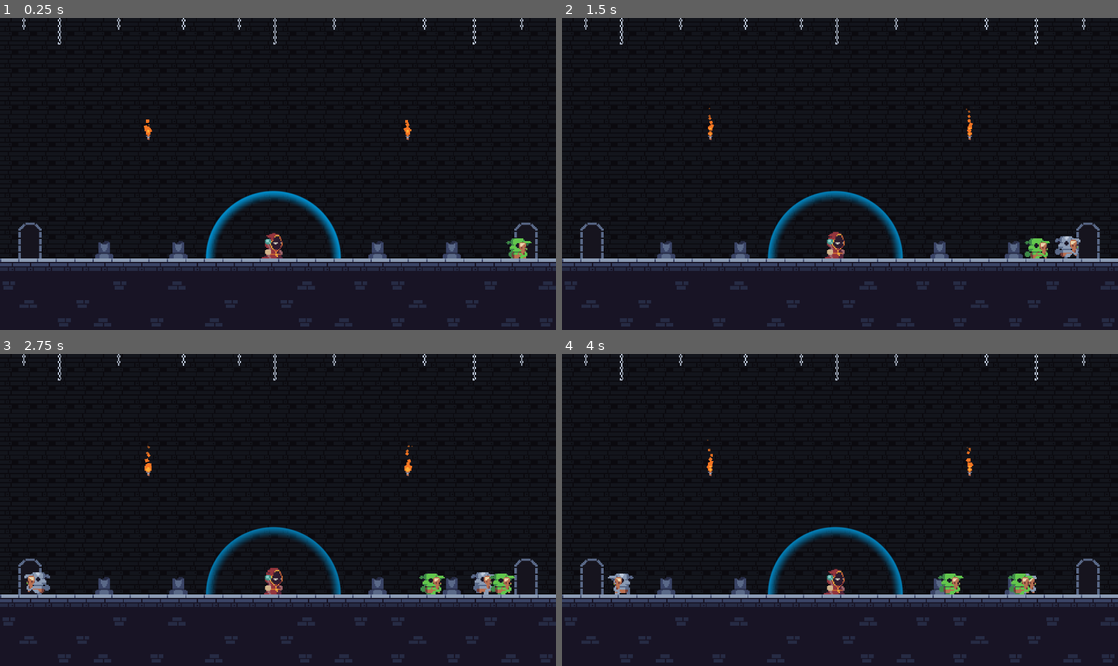
Above: before the commit, frames 1-4 (two rows, left to right).
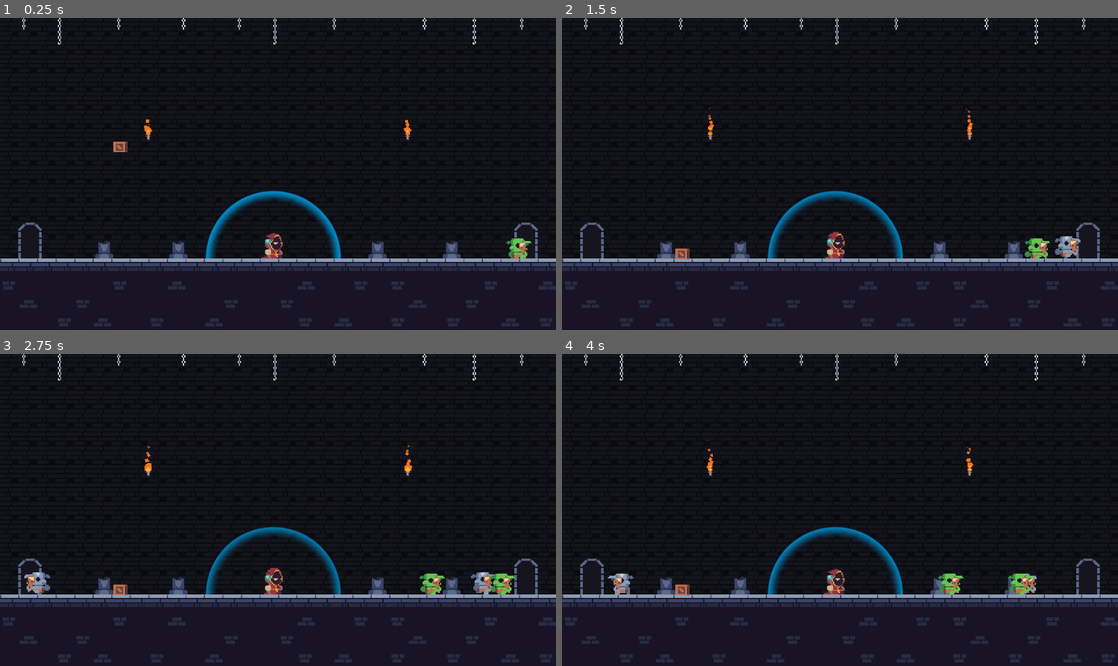
Above: after the commit, the same moments.

Repository: Joao-victor-da-silva/Let_Me_Brew
Game: Godot game, scene res://cenas/jogo.tscn
Same seed, same stepped clock (60 frames per second), same inputs: the game is played once before the commit and once after it.
Inputs (mouse positions are in pixels of both pictures, inside the frame that each line leads up to):
- Up to frame 1 (0.25 s): no input
- Up to frame 2 (1.5 s): tap Enter at 0.5 s; move the mouse to (962, 158) at 0.52 s; press the mouse at (962, 158) at 0.53 s; move the mouse to (728, 189) at 1.27 s; release the mouse at (728, 189) at 1.28 s; click (728, 189) at 1.35 s
- Up to frame 3 (2.75 s): move the mouse to (333, 441) at 2.02 s; press the mouse at (333, 441) at 2.03 s; tap 1 at 2.1 s
- Up to frame 4 (4 s): move the mouse to (812, 572) at 2.77 s; release the mouse at (812, 572) at 2.78 s; tap 2 at 2.85 s; click (812, 572) at 3.05 s; move the mouse to (1006, 556) at 3.52 s; press the mouse at (1006, 556) at 3.53 s; tap 3 at 3.6 s

The runs differ from the first frame. In frame 1, less than 0.1% of the frame differs, in the area x 20-23%, y 39-43%; in frame 2, less than 0.1%, in the area x 20-23%, y 73-78%; in frame 3, less than 0.1%; in frame 4, less than 0.1%.

Commit message:
Telecinese básica, cooldown e tempo do efeito

Diff:
--- a/cenas/jogo.tscn
+++ b/cenas/jogo.tscn
@@ -6,6 +6,7 @@
 [ext_resource type="Script" uid="uid://7vjsmcbsq0qo" path="res://cenas/spawner.gd" id="4_dtkcs"]
 [ext_resource type="Script" uid="uid://c0wxbn2khqekr" path="res://assets/resources/monster_wave.gd" id="5_srya6"]
 [ext_resource type="Texture2D" uid="uid://doiwhr1tex2oc" path="res://assets/tilesets/Doors.png" id="6_dtkcs"]
+[ext_resource type="PackedScene" uid="uid://bmj8e80jykku2" path="res://prefabs/caixa.tscn" id="7_srya6"]
 
 [sub_resource type="RectangleShape2D" id="RectangleShape2D_1frua"]
 size = Vector2(576, 80)
@@ -136,6 +137,7 @@
 
 [node name="Mundo" type="Node2D" parent="."]
 process_mode = 1
+metadata/_edit_lock_ = true
 
 [node name="StaticBody" type="StaticBody2D" parent="Mundo"]
 collision_mask = 8
@@ -195,7 +197,14 @@
 [node name="Inimigos" type="Node2D" parent="Mundo"]
 metadata/_edit_lock_ = true
 
+[node name="Objetos" type="Node2D" parent="Mundo"]
+metadata/_edit_lock_ = true
+
+[node name="Caixa" parent="Mundo/Objetos" instance=ExtResource("7_srya6")]
+position = Vector2(104, 83)
+
 [node name="CanvasModulate" type="CanvasModulate" parent="."]
+metadata/_edit_lock_ = true
 
 [node name="AnimationPlayer" type="AnimationPlayer" parent="."]
 libraries = {
--- a/cenas/mago/mago.tscn
+++ b/cenas/mago/mago.tscn
@@ -116,6 +116,7 @@
 
 [node name="Telecinese" type="Node2D" parent="Spells"]
 script = ExtResource("9_e1l5y")
+cooldown = 3.0
 
 [node name="BarraVida" type="TextureProgressBar" parent="."]
 offset_left = -14.0
--- a/cenas/mago/telecinese.gd
+++ b/cenas/mago/telecinese.gd
@@ -1,4 +1,46 @@
 extends "res://cenas/mago/spell_base.gd"
 
+@export var tempo_efeito : float = 5.0
+
+var timer : float = 0.0
+var held_body : Node2D
+
+func _physics_process(delta):
+	timer -= delta
+
+	# Checar se soltou mouse
+	if Input.is_action_just_released("left_click") or timer < 0.0:
+		if held_body:
+			soltar()
+
+	# Checar se agarrou alguma mobília
+	if timer > 0.0:
+		for body in Globals.mobilias:
+			if body.is_mouse_over():
+				agarrar(body)
+				break
+
+	for body in Globals.mobilias:
+		if body != held_body:
+			body.gravity_scale = 1
+
+	if held_body:
+		var target_pos = get_global_mouse_position()
+		var speed = 800.0 * held_body.global_position.distance_to(target_pos) * held_body.mass
+		var dir = held_body.global_position.direction_to(target_pos)
+		held_body.linear_velocity = Vector2.ZERO
+		held_body.apply_central_force(dir * speed)
+		held_body.gravity_scale = 0
+
 func ativar():
-	pass
+	timer = tempo_efeito
+
+func agarrar(body):
+	held_body = body
+	held_body.linear_velocity = Vector2.ZERO
+	held_body.angular_velocity = 0.0
+	held_body.freeze = false
+
+func soltar():
+	held_body.linear_velocity = Vector2.ZERO
+	held_body = null
--- a/prefabs/caixa.tscn
+++ b/prefabs/caixa.tscn
@@ -47,9 +47,8 @@
 color_ramp = SubResource("GradientTexture1D_bvmp6")
 
 [node name="Caixa" type="RigidBody2D"]
-position = Vector2(6, 1)
-collision_layer = 16
-collision_mask = 25
+collision_layer = 4
+collision_mask = 13
 input_pickable = true
 mass = 1.365
 gravity_scale = 0.63
@@ -58,17 +57,18 @@
 
 [node name="Sprite2D" type="Sprite2D" parent="."]
 texture_filter = 1
+position = Vector2(0, -3.5)
 texture = ExtResource("1_g1gtg")
 hframes = 7
 vframes = 2
 frame = 1
 
 [node name="CollisionShape2D" type="CollisionShape2D" parent="."]
-position = Vector2(0, 3.5)
 shape = SubResource("RectangleShape2D_13557")
 
 [node name="fogo" type="Area2D" parent="."]
 visible = false
+position = Vector2(0, -3)
 collision_layer = 16
 collision_mask = 24
 
--- a/project.godot
+++ b/project.godot
@@ -52,7 +52,6 @@
 2d_physics/layer_2="player"
 2d_physics/layer_3="objetos"
 2d_physics/layer_4="monstros"
-2d_physics/layer_5="objetos"
 
 [rendering]
 
--- a/scripts/cenario/mobilia.gd
+++ b/scripts/cenario/mobilia.gd
@@ -1,6 +1,8 @@
 extends RigidBody2D
 
 @export var id_magia = 0
+
+@onready var collision_shape = $CollisionShape2D
 @onready var sprite = $Sprite2D
 @onready var area_fogo = $fogo/areaMagia
 @onready var chama = $fogo
@@ -8,11 +10,9 @@
 
 func _ready() -> void:
 	controle_magia(id_magia)
-	pass
 
 func _process(delta: float) -> void:
 	chamas_particulas.global_rotation = 0
-	pass
 
 func controle_magia(id_magia):
 	match id_magia:
@@ -24,13 +24,11 @@
 			gelo()
 		3:
 			telecinese()
-	pass
 
 func normal():
 	sprite.modulate = Color8(255,255,255,255)
 	chama.visible = false
 	set_collision_mask_value(8, false)
-	pass
 
 func fogo():
 	sprite.modulate = Color8(255,56,25,255)
@@ -42,21 +40,36 @@
 	#chamas_particulas.emitting = false
 	#await Utils.timer(0.5)
 	#queue_free()
-	pass
 
 func gelo():
 	sprite.modulate = Color8(137,255,255,255)
 	chama.visible = false
 	set_collision_mask_value(8, true)
-	pass
 
 func telecinese():
 	sprite.modulate = Color8(232,0,248,255)
 	chama.visible = false
 	set_collision_mask_value(8, true)
-	pass
 
 func _on_fogo_body_entered(body: Node2D) -> void:
 	if id_magia == 1:
 		body.controle_magia(id_magia)
-	pass # Replace with function body.
+
+func _enter_tree():
+	Globals.mobilias.append(self)
+
+func _exit_tree():
+	Globals.mobilias.remove_at(Globals.mobilias.find(self))
+
+func is_mouse_over():
+	var mouse = get_global_mouse_position()
+
+	if collision_shape.shape is RectangleShape2D:
+		var rect = collision_shape.shape.get_rect()
+		rect.position += collision_shape.global_position
+		rect.size += Vector2(4, 4)
+		return rect.has_point(mouse)
+
+	if collision_shape.shape is CircleShape2D:
+		var distance = collision_shape.global_position.distance_to(mouse) - 2.0
+		return distance <= collision_shape.shape.radius
--- a/scripts/globais/globals.gd
+++ b/scripts/globais/globals.gd
@@ -5,3 +5,7 @@
 
 var posicao_player : Vector2
 var tamanho_escudo : float
+var mobilias = []
+
+func _exit_tree():
+	mobilias.clear()
Not shown: 1 places in cenas/jogo.tscn that only renumber resources
